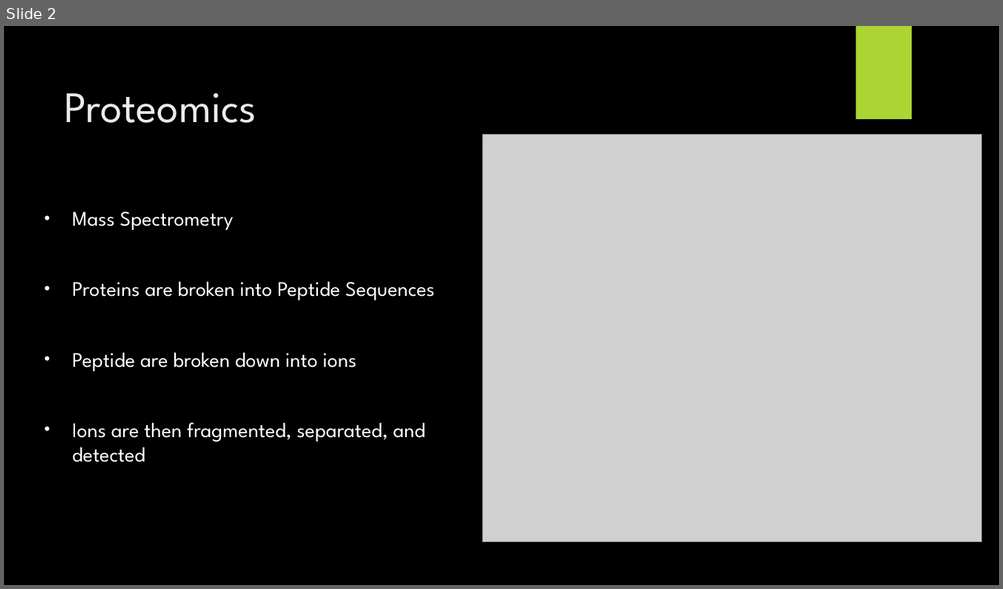
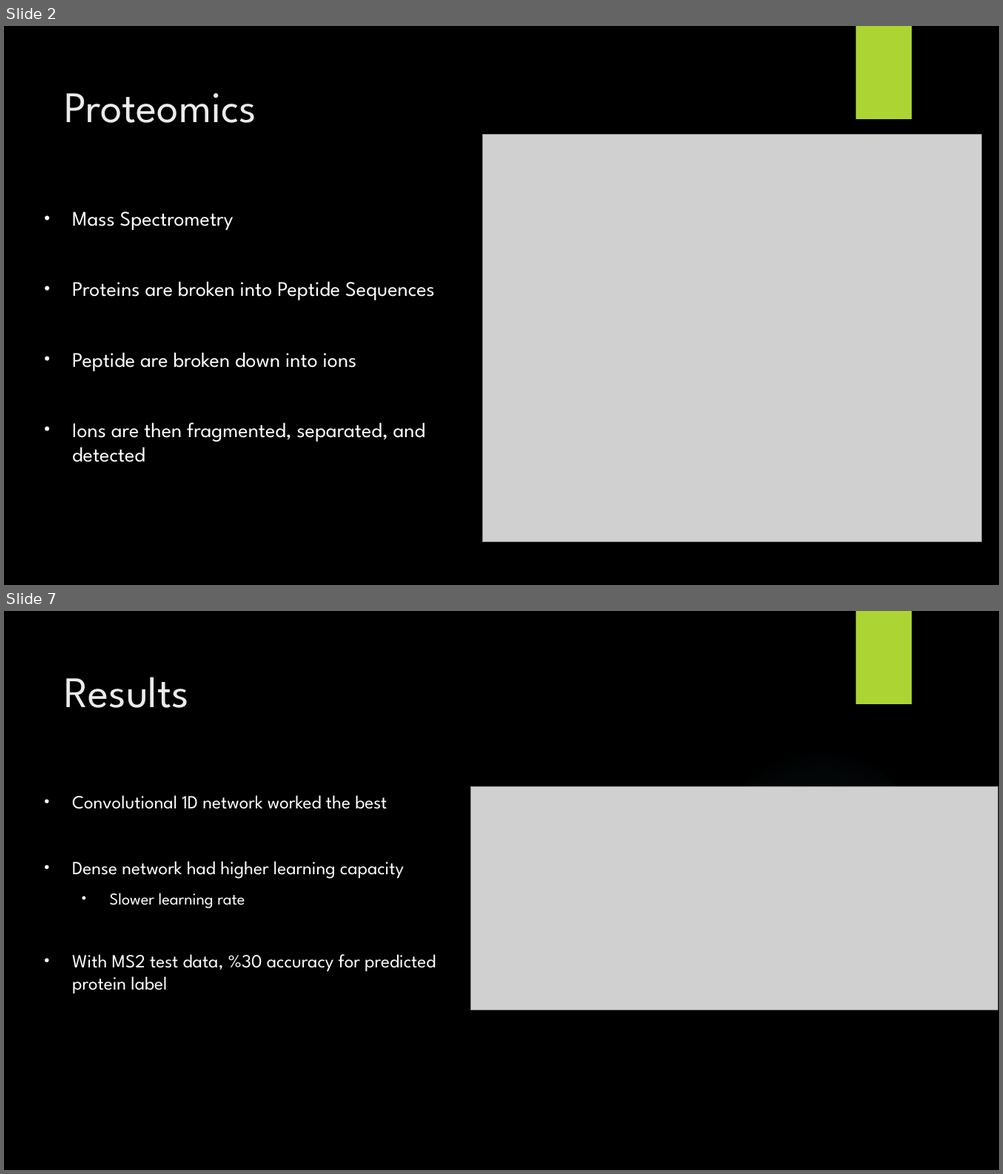
Before and after one commit to jkubath/MS2-Embeddings, a slide deck: Group7.pptx. Shown one above the other, each under a label of ours: slide 2 before the commit, slides 2 and 7 after it; the slides between them are not shown. The pictures are 1003x589 and 1003x1174 pixels, drawn with LibreOffice and Linux fonts; fonts in the diff are those of the drawing; grey boxes stand for pictures; background and template pictures are left out. Boxes give left, top, right and bottom in pixels: in the first picture for what was removed or moved away, otherwise in the second. Text is boxed around its words. In the diff, an @@ line names an element or a change of style, - is before the commit and + after.

```diff
--- a/Group7.pptx
+++ b/Group7.pptx
@@ slide 7 added at (x1=4, y1=611, x2=999, y2=1170), background picture (left out) @@
@@ rectangle added at (x1=855, y1=611, x2=911, y2=704), fill #ACD433 @@
@@ title added at (x1=64, y1=677, x2=189, y2=708), 42 pt, text #EBEBEB @@
+Results
@@ ellipse added at (x1=706, y1=748, x2=936, y2=977), fill gradient #7AC4F0 @@
@@ picture added at (x1=471, y1=787, x2=998, y2=1011) @@
@@ subtitle added at (x1=72, y1=795, x2=435, y2=994), 18 pt, text #FFFFFF @@
+• Convolutional 1D network worked the best
+• Dense network had higher learning capacity
+  • Slower learning rate
+• With MS2 test data, %30 accuracy for predicted protein label
```
Also in this commit, not shown: 6 other slides added, 1 other file.
